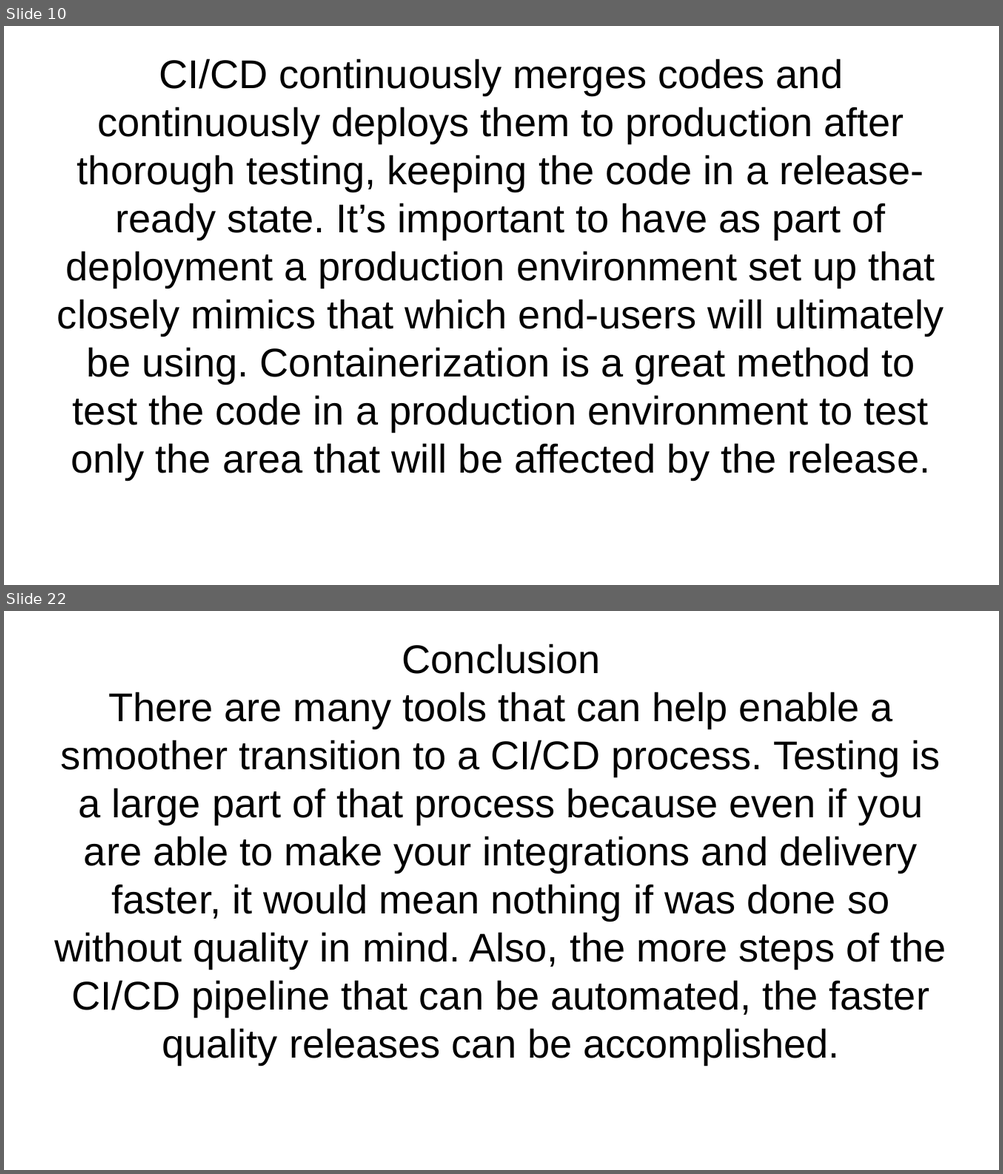
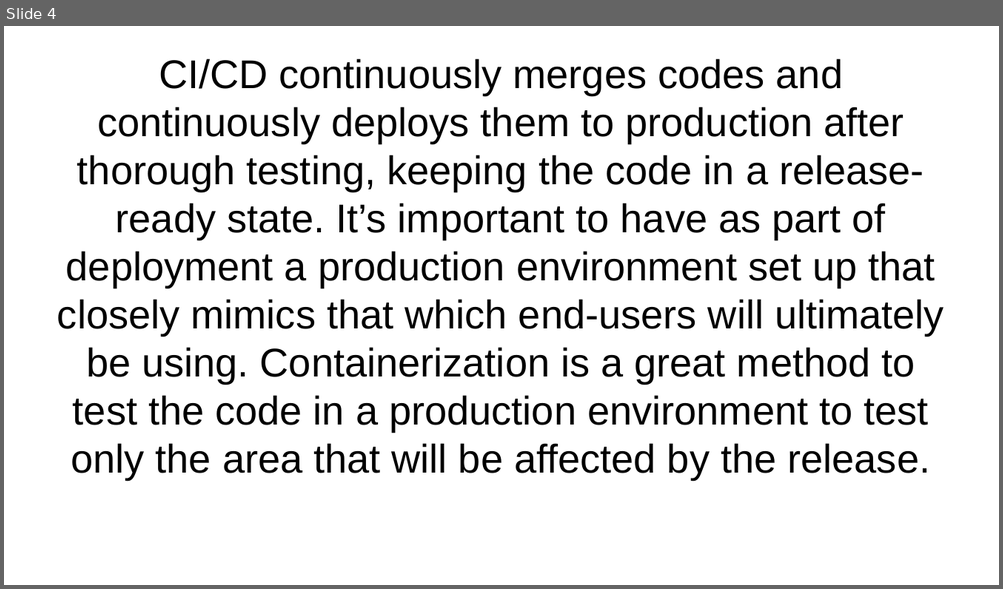
Before and after one commit to dr3mro/cdond-c3-projectstarter, a slide deck: presentation.odp. Shown one above the other, each under a label of ours: slides 10 and 22 before the commit, slide 4 after it; the slides between them are not shown. The pictures are 1003x1174 and 1003x589 pixels, drawn with LibreOffice and Linux fonts; fonts in the diff are those of the drawing. Boxes give left, top, right and bottom in pixels: in the first picture for what was removed or moved away, otherwise in the second. Text is boxed around its words. In the diff, an @@ line names an element or a change of style, - is before the commit and + after.

```diff
--- a/presentation.odp
+++ b/presentation.odp
@@ slide 22 removed at (4, 611, 999, 1170), background #FFFFFF @@
@@ subtitle removed at (55, 644, 945, 1065) @@
-Conclusion
-There are many tools that can help enable a smoother transition to a CI/CD process. Testing is a large part of that process because even if you are able to make your integrations and delivery faster, it would mean nothing if was done so without quality in mind. Also, the more steps of the CI/CD pipeline that can be automated, the faster quality releases can be accomplished.
@@ what was slide 10 is now slide 4 @@
```
Also in this commit, not shown: 4 slides changed, 16 other slides removed, 1 other file.
